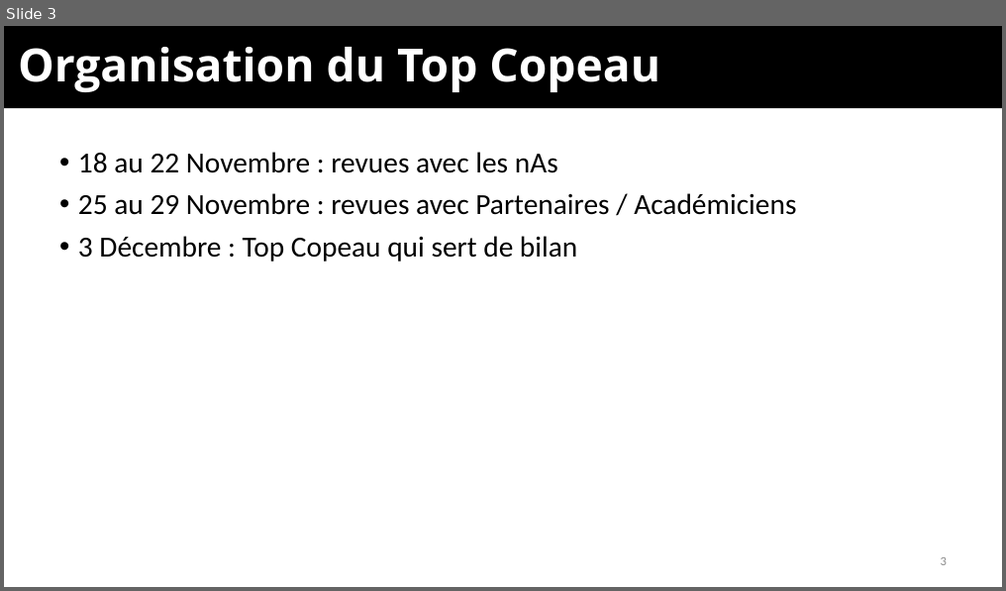
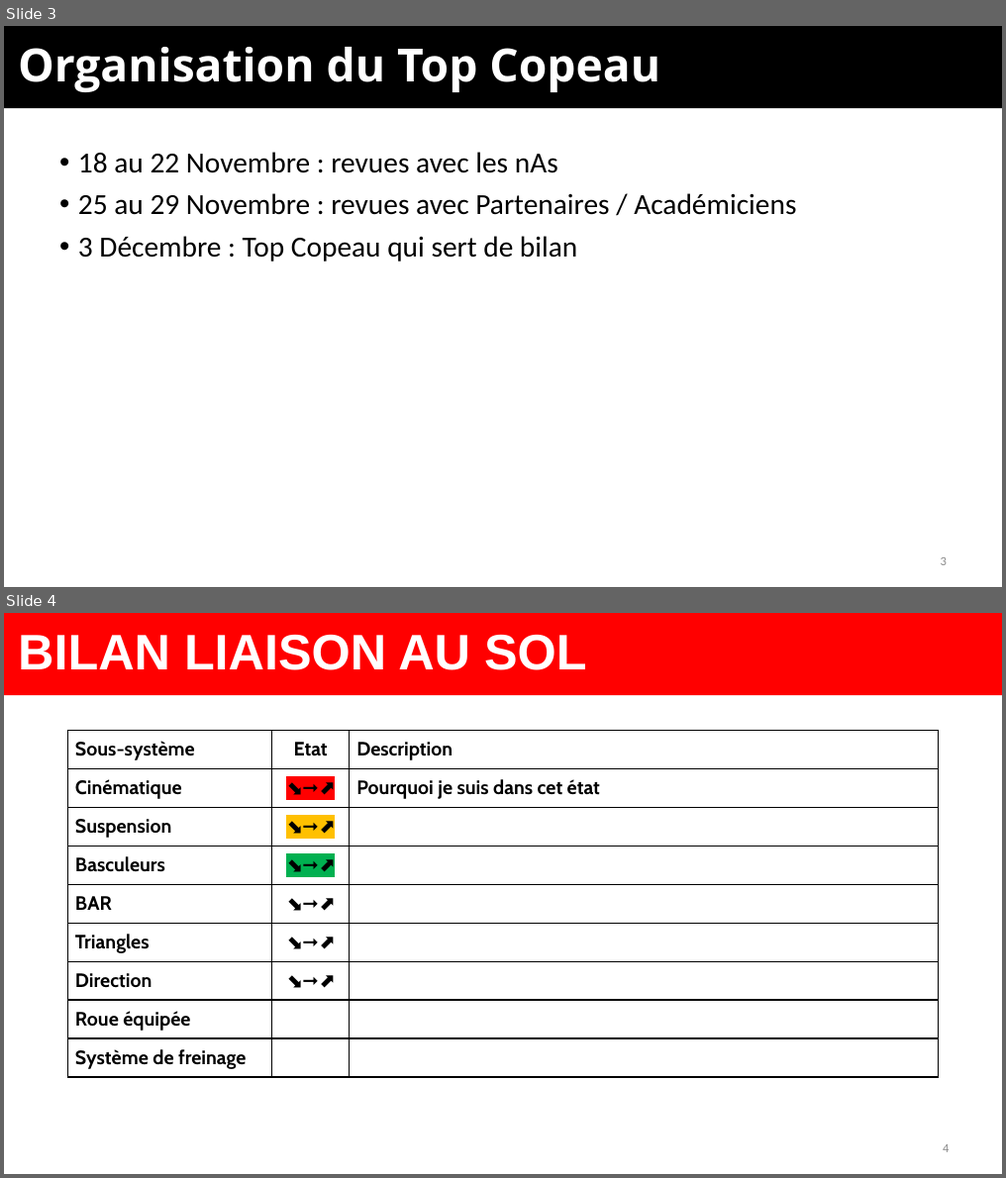
Before and after one commit to EOSCogniton/Ressources2020, a slide deck: DR_Direction/MG_Management/10_Point_Projet/2019_2020/2019 11 05.pptx. Shown one above the other, each under a label of ours: slide 3 before the commit, slides 3 and 4 after it. The pictures are 1006x591 and 1006x1178 pixels, drawn with LibreOffice and Linux fonts; fonts in the diff are those of the drawing; background and template pictures are left out. Boxes give left, top, right and bottom in pixels: in the first picture for what was removed or moved away, otherwise in the second. Text is boxed around its words. In the diff, an @@ line names an element or a change of style, - is before the commit and + after.

```diff
--- a/DR_Direction/MG_Management/10_Point_Projet/2019_2020/2019 11 05.pptx
+++ b/DR_Direction/MG_Management/10_Point_Projet/2019_2020/2019 11 05.pptx
@@ slide 4 added at bbox=[4, 613, 1002, 1174], background #FFFFFF @@
@@ rectangle added at bbox=[4, 613, 1002, 696], fill #FF0000 @@
@@ title added at bbox=[18, 634, 586, 670], 36 pt, text #FFFFFF, bold @@
+BILAN LIAISON AU SOL
@@ table added at bbox=[68, 730, 938, 1074], 9 rows, 3 columns @@
+Sous-système | Etat | Description
+Cinématique | ⬊➞⬈ | Pourquoi je suis dans cet état
+Suspension | ⬊➞⬈ | 
+Basculeurs | ⬊➞⬈ | 
+BAR | ⬊➞⬈ | 
+Triangles | ⬊➞⬈ | 
+Direction | ⬊➞⬈ | 
+Roue équipée |  | 
+Système de freinage |  | 
@@ page number added at bbox=[943, 1145, 948, 1153], 9 pt, text #8C8C8C @@
+4
```
Also in this commit, not shown: 2 slides changed, 4 other slides added, 1 other file.
